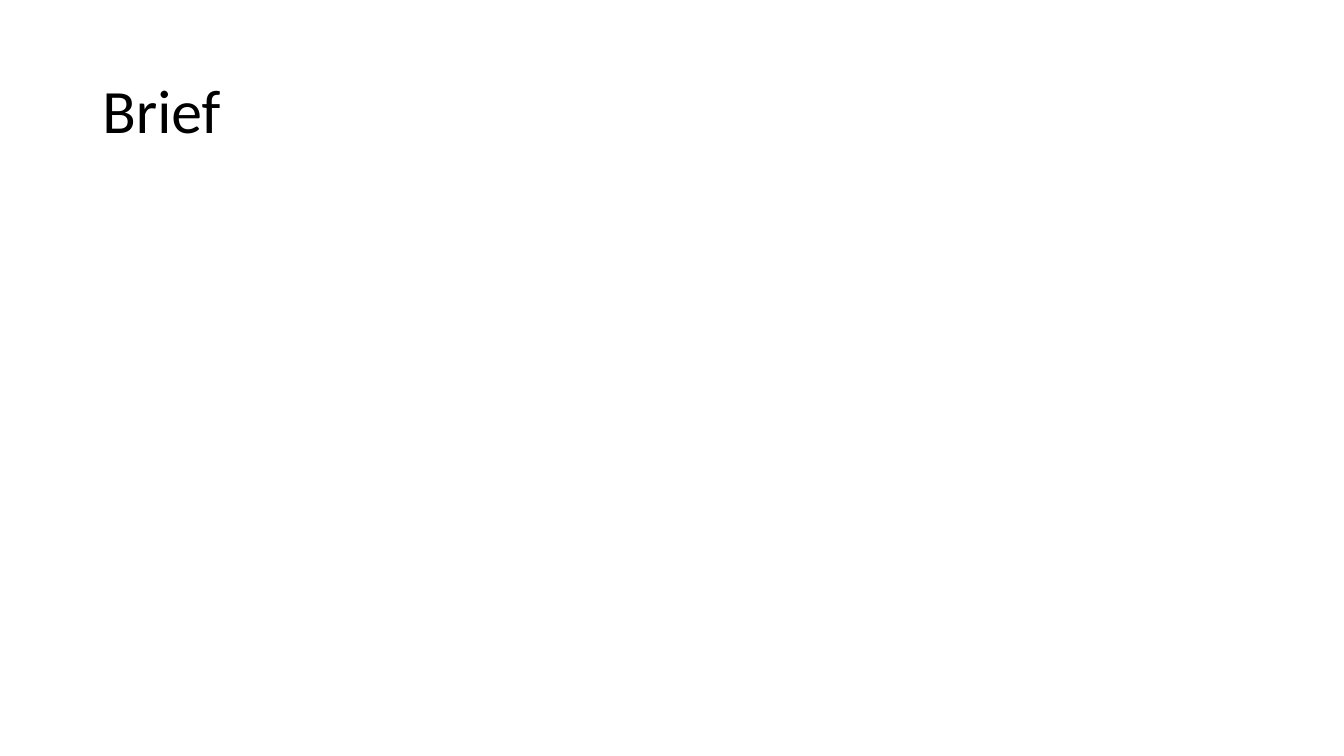
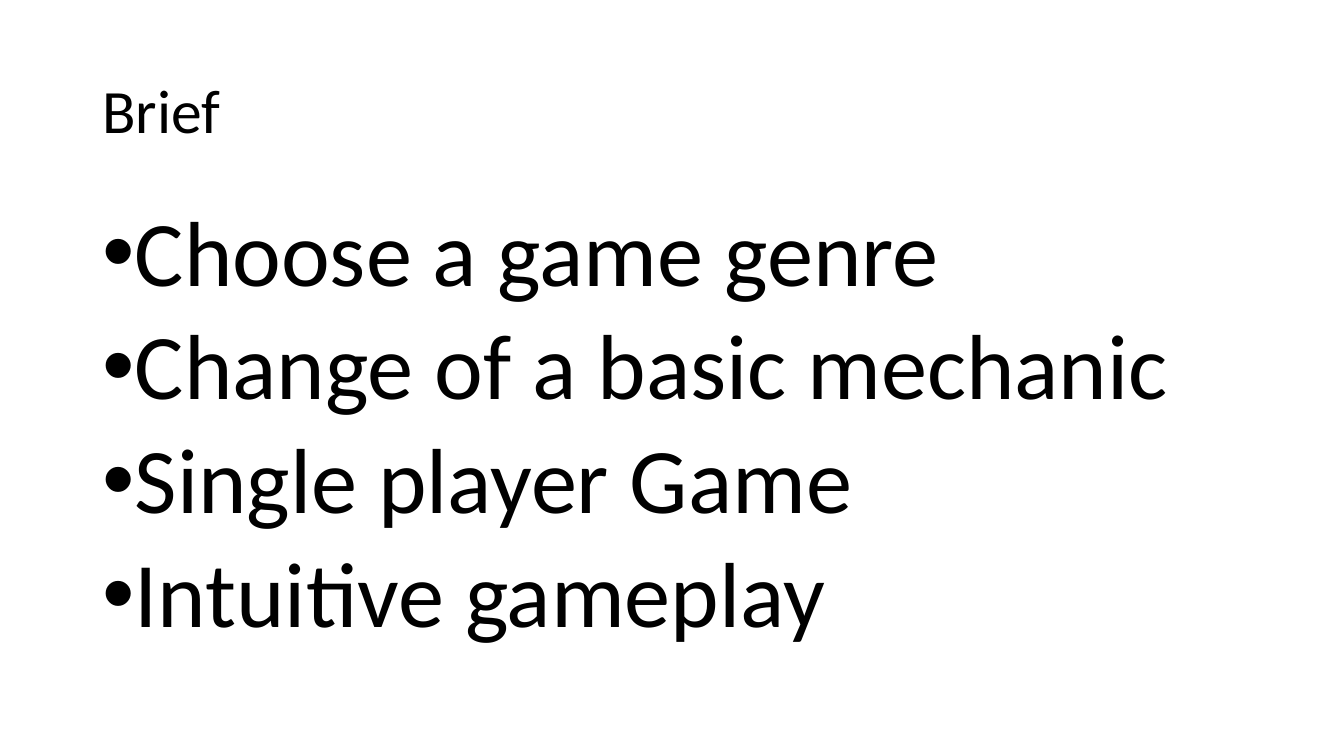
Before and after one commit to UoSGroupProjects1819/mgp-team-8, a slide deck: slide 2 of Presentations/Group-8-Week6-Presentation.pptx. Drawn at 1344x756 pixels with LibreOffice and Linux fonts; fonts in the diff are those of the drawing. Boxes give left, top, right and bottom in pixels: in the first picture for what was removed or moved away, otherwise in the second. Text is boxed around its words. In the diff, an @@ line names an element or a change of style, - is before the commit and + after.

```diff
--- a/Presentations/Group-8-Week6-Presentation.pptx
+++ b/Presentations/Group-8-Week6-Presentation.pptx
@@ text added at <box>135,222,1168,643</box>, 66 pt, text #000000 @@
+• Choose a game genre
+• Change of a basic mechanic
+• Single player Game
+• Intuitive gameplay
```
Also in this commit, not shown: 1 other slide changed.
